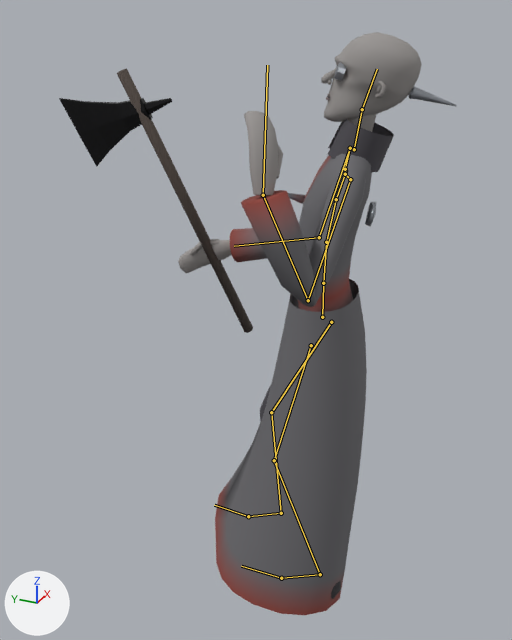
One commit to the glTF model assets/models/characters/inquisitor.glb: the scene before it, then after it.
One viewpoint serves both versions: a 50 mm lens placed at (-2.04, -0.72, 2.02), pointed at (-0.03, 0.18, 1.01). Arrows for +X, +Y and +Z are at lower left; the lights stay in place. The picture after the commit comes second. Both versions are drawn at frame 11 of the action 'pull'; the numbers are the values there. The bones that change, and the others that lie on the model, are drawn over the model as lines.

Names of what the first picture shows: 'Inquisitor'.
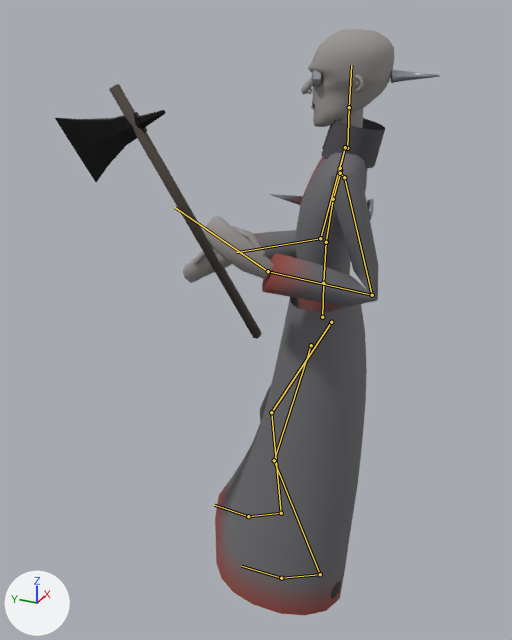
The edits, one by one:
Bone 'Spine' (bone_spine) turns from (-4, 5, 0) to (-2, 5, 0) degrees about its own x, y and z.
Bone 'Chest' (bone_chest) turns from (-4, 6, 0) to (-3, 6, 0) degrees about its own x, y and z.
Bone 'UpperChest' (bone_upperchest) turns from (-4, 6, 1) to (-3, 6, 1) degrees about its own x, y and z.
Bone 'Neck' (bone_neck) turns from (-2, 0, 0) to (3, 0, 0) degrees about its own x, y and z.
Bone 'Head' (bone_head) turns from (-3, 0, 0) to (4, 0, 0) degrees about its own x, y and z.
Bone 'LeftUpperArm' (bone_leftupperarm) turns from (10, -34, -14) to (-22, -12, -30) degrees about its own x, y and z.
Bone 'LeftLowerArm' (bone_leftlowerarm) turns from (123, 0, 0) to (114, 0, 0) degrees about its own x, y and z.
Bone 'LeftHand' (bone_lefthand) turns from (30, 0, 0) to (22, -13, -5) degrees about its own x, y and z.

What differs and where, as boxes [x1, y1, x2, y2] in the pictures (512 x 640 px):
'Inquisitor', posed
    before: [59, 32, 456, 615]
    after: [55, 29, 440, 615]
bone 'Chest', root to tip
    before: (326, 242) to (336, 199)
    after: (326, 242) to (333, 199)
bone 'UpperChest', root to tip
    before: (336, 199) to (346, 170)
    after: (333, 199) to (341, 169)
bone 'Neck', root to tip
    before: (354, 149) to (362, 109)
    after: (347, 148) to (349, 107)
bone 'Head', root to tip
    before: (362, 109) to (377, 69)
    after: (349, 107) to (351, 65)
bone 'LeftUpperArm', root to tip
    before: (350, 179) to (308, 300)
    after: (344, 177) to (372, 295)
bone 'LeftLowerArm', root to tip
    before: (308, 300) to (263, 195)
    after: (372, 295) to (268, 271)
bone 'LeftHand', root to tip
    before: (263, 195) to (267, 65)
    after: (268, 271) to (175, 207)
